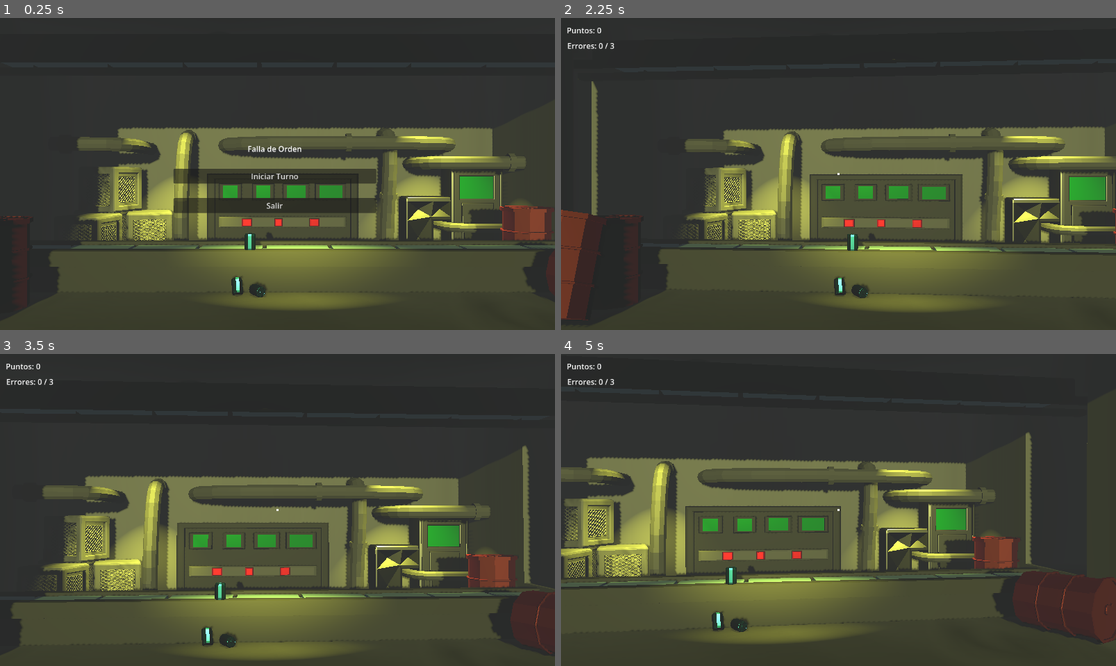
Above: before the commit, frames 1-4 (two rows, left to right).
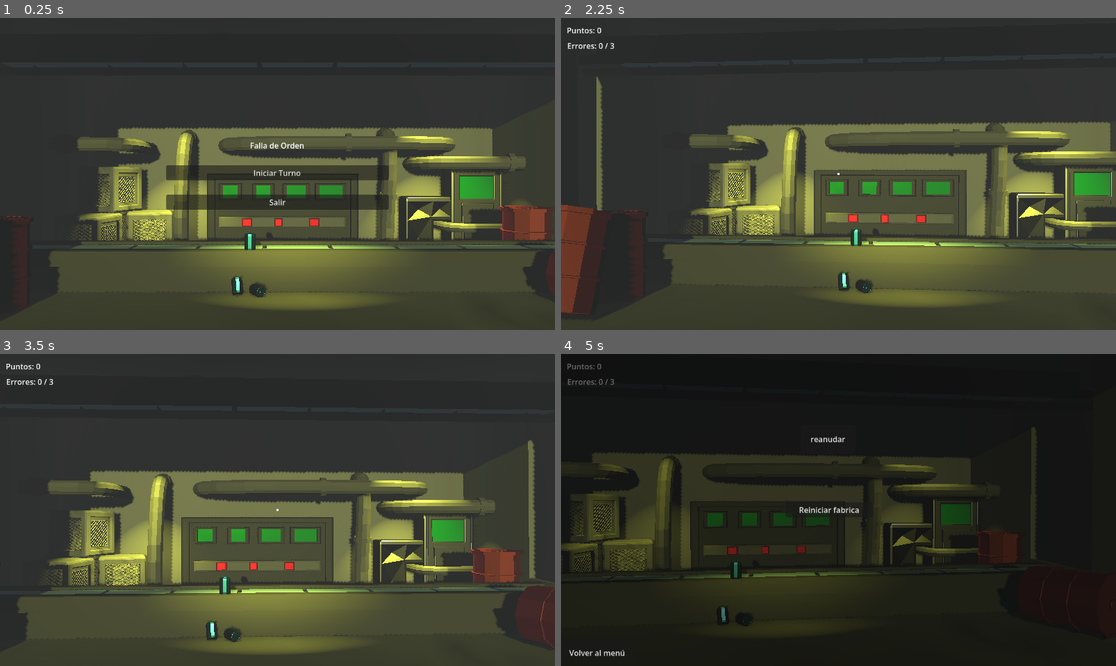
Above: after the commit, the same moments.

Repository: deffeu1/falla-de-orden
Game: Godot game, scene res://Escenas/MenuPrincipal.tscn
The game is run twice, just before and just after one commit, with the same random seed, the same clock (stepped at 60 frames per second) and the same inputs.
Inputs (mouse positions are in pixels of both pictures, inside the frame that each line leads up to):
- Up to frame 1 (0.25 s): no input
- Up to frame 2 (2.25 s): tap Enter at 0.5 s; move the mouse to (960, 158) at 0.52 s; click (960, 158) at 0.67 s; click "Iniciar Turno" at 1.25 s; tap Space at 2 s; move the mouse to (810, 174) at 2.02 s; click (810, 174) at 2.17 s
- Up to frame 3 (3.5 s): move the mouse to (288, 503) at 2.77 s; click (288, 503) at 2.92 s
- Up to frame 4 (5 s): move the mouse to (832, 516) at 3.52 s; click (832, 516) at 3.67 s; move the mouse to (877, 513) at 4.27 s; click (877, 513) at 4.42 s; tap Escape (ui_cancel) at 4.9 s

The runs differ from the first frame. In frame 1, 2.1% of the frame differs, in the area x 29-71%, y 39-63%; in frame 2, 17%; in frame 3, 18%; in frame 4, 85%, in the area x 0-100%, y 0-100%.

Commit message:
MENU DE PAUSA

Diff:
--- a/Escenas/Interfaz.tscn
+++ b/Escenas/Interfaz.tscn
@@ -83,4 +83,70 @@
 grow_vertical = 2
 mouse_filter = 2
 
+[node name="PantallaPausa" type="Control" parent="." unique_id=1676515975]
+process_mode = 3
+visible = false
+layout_mode = 3
+anchors_preset = 15
+anchor_right = 1.0
+anchor_bottom = 1.0
+grow_horizontal = 2
+grow_vertical = 2
+
+[node name="ColorRect" type="ColorRect" parent="PantallaPausa" unique_id=1360425551]
+layout_mode = 1
+anchors_preset = 15
+anchor_right = 1.0
+anchor_bottom = 1.0
+grow_horizontal = 2
+grow_vertical = 2
+color = Color(0, 0, 0, 0.5764706)
+
+[node name="BotonReanudar" type="Button" parent="PantallaPausa" unique_id=1286791758]
+layout_mode = 1
+anchors_preset = -1
+anchor_left = 0.43114588
+anchor_top = 0.22685185
+anchor_right = 0.53152776
+anchor_bottom = 0.32114813
+offset_left = 0.3199463
+offset_right = -0.32000732
+offset_bottom = -0.10400009
+grow_horizontal = 2
+text = "reanudar"
+metadata/_edit_use_anchors_ = true
+
+[node name="BotonReiniciarPausa" type="Button" parent="PantallaPausa" unique_id=21739998]
+layout_mode = 1
+anchors_preset = -1
+anchor_left = 0.4042396
+anchor_top = 0.4752284
+anchor_right = 0.5619063
+anchor_bottom = 0.52322847
+offset_left = 0.315979
+offset_top = 0.052001953
+offset_right = -0.31604004
+offset_bottom = -0.05203247
+grow_horizontal = 2
+grow_vertical = 2
+text = "Reiniciar fabrica"
+metadata/_edit_use_anchors_ = true
+
+[node name="BotonVolverMenu" type="Button" parent="PantallaPausa" unique_id=1311722951]
+layout_mode = 1
+anchors_preset = -1
+anchor_left = -0.00018056233
+anchor_top = 0.9197531
+anchor_right = 0.13125695
+anchor_bottom = 0.99553084
+offset_left = 0.20800781
+offset_right = -0.20800781
+offset_bottom = -0.10400009
+grow_horizontal = 2
+text = "Volver al menú"
+metadata/_edit_use_anchors_ = true
+
 [connection signal="pressed" from="PantallaGameOver/ContenedorGO/BotonReiniciar" to="." method="_on_boton_reiniciar_pressed"]
+[connection signal="pressed" from="PantallaPausa/BotonReanudar" to="." method="_on_boton_reanudar_pressed"]
+[connection signal="pressed" from="PantallaPausa/BotonReiniciarPausa" to="." method="_on_boton_reiniciar_pausa_pressed"]
+[connection signal="pressed" from="PantallaPausa/BotonVolverMenu" to="." method="_on_boton_volver_menu_pressed"]
--- a/Escenas/MenuPrincipal.tscn
+++ b/Escenas/MenuPrincipal.tscn
@@ -5,20 +5,24 @@
 
 [node name="MenuPrincipal" type="Control" unique_id=1701189064]
 layout_mode = 3
-anchors_preset = 0
-offset_right = 40.0
-offset_bottom = 40.0
+anchors_preset = 15
+anchor_right = 1.0
+anchor_bottom = 1.0
+grow_horizontal = 2
+grow_vertical = 2
 script = ExtResource("1_20qv4")
 
 [node name="Contenedor" type="VBoxContainer" parent="." unique_id=1634351332]
 layout_mode = 1
 anchors_preset = -1
-anchor_left = 9.0
-anchor_top = 6.500001
-anchor_right = 19.525
-anchor_bottom = 10.0
-offset_top = -3.0517578e-05
-offset_bottom = 5.0
+anchor_left = 0.2995625
+anchor_top = 0.39031482
+anchor_right = 0.70056254
+anchor_bottom = 0.61431485
+offset_left = -0.0960083
+offset_top = 0.07598877
+offset_right = -0.048034668
+offset_bottom = -0.07601929
 grow_horizontal = 2
 grow_vertical = 2
 theme_override_constants/separation = 30
--- a/scripts/Interfaz.gd
+++ b/scripts/Interfaz.gd
@@ -7,7 +7,7 @@
 # Vinculamos los nuevos nodos del cartel
 @onready var pantalla_game_over = $PantallaGameOver
 @onready var texto_puntaje_final = $PantallaGameOver/ContenedorGO/TextoPuntajeFinal
-
+@onready var pantalla_pausa = $PantallaPausa
 func _ready():
 	# Nos aseguramos de que el cartel empiece oculto al reiniciar
 	pantalla_game_over.visible = false
@@ -51,3 +51,34 @@
 	print("¡Click detectado! Reiniciando fábrica...") # <- Agregamos este print para probar
 	get_tree().paused = false
 	get_tree().reload_current_scene()
+func _input(event):
+	# Si presionás ESCAPE y NO perdiste (Game Over invisible)
+	if event.is_action_pressed("ui_cancel") and not pantalla_game_over.visible:
+		toggle_pausa()
+
+func toggle_pausa():
+	# Invertimos el estado de pausa (si estaba pausado, pasa a falso, y viceversa)
+	var nuevo_estado = !get_tree().paused
+	get_tree().paused = nuevo_estado
+
+	# Mostramos u ocultamos el menú visual
+	pantalla_pausa.visible = nuevo_estado
+
+	# Manejamos el mouse según el estado
+	if nuevo_estado:
+		Input.set_mouse_mode(Input.MOUSE_MODE_VISIBLE)   # Mostramos el mouse para clickear botones
+	else:
+		Input.set_mouse_mode(Input.MOUSE_MODE_CAPTURED)  # Ocultamos el mouse para seguir jugando
+# 1. BOTÓN REANUDAR
+func _on_boton_reanudar_pressed():
+	toggle_pausa() # Cerramos la pausa y devolvemos el mouse a la normalidad
+
+# 2. BOTÓN REINICIAR DESDE PAUSA
+func _on_boton_reiniciar_pausa_pressed():
+	get_tree().paused = false # ¡Es clave despausar antes de recargar!
+	get_tree().reload_current_scene()
+
+# 3. BOTÓN VOLVER AL MENÚ
+func _on_boton_volver_menu_pressed():
+	get_tree().paused = false # ¡Es clave despausar antes de cambiar de escena!
+	get_tree().change_scene_to_file("res://Escenas/MenuPrincipal.tscn") # Ajustá la ruta si es distinta
